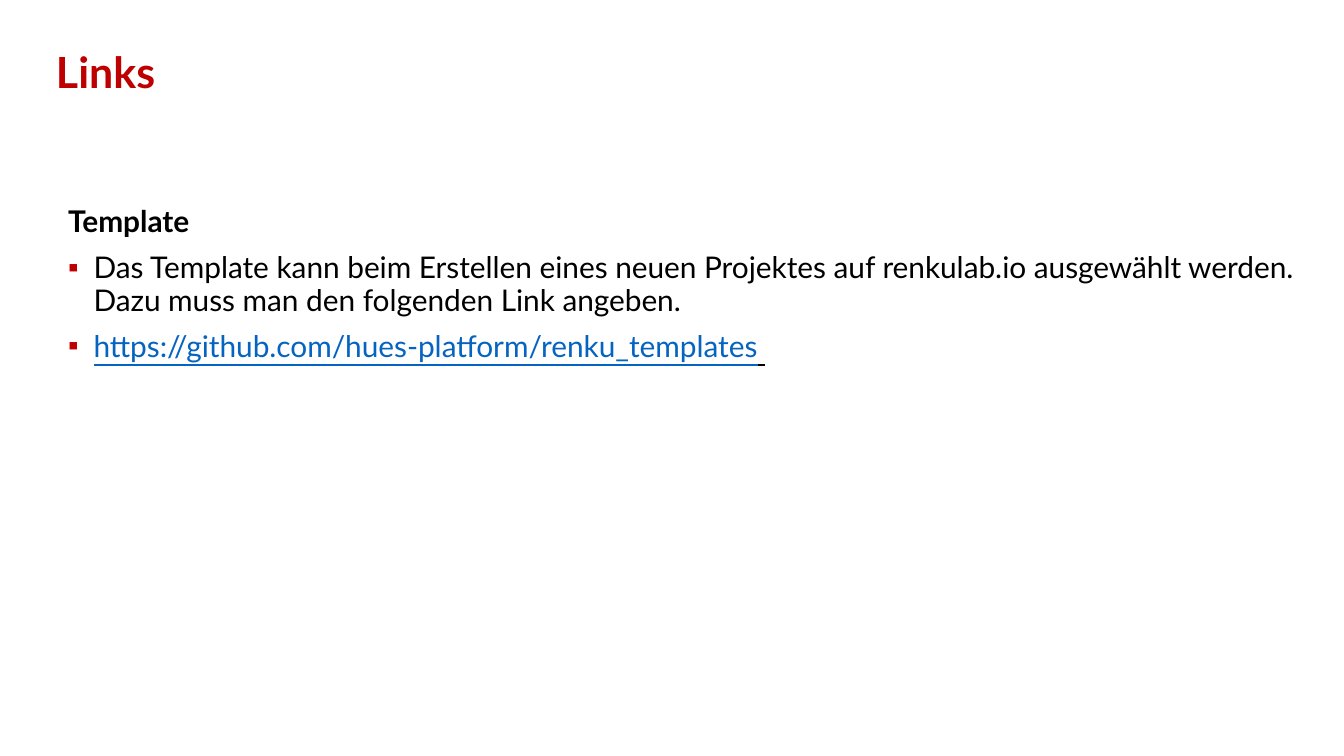
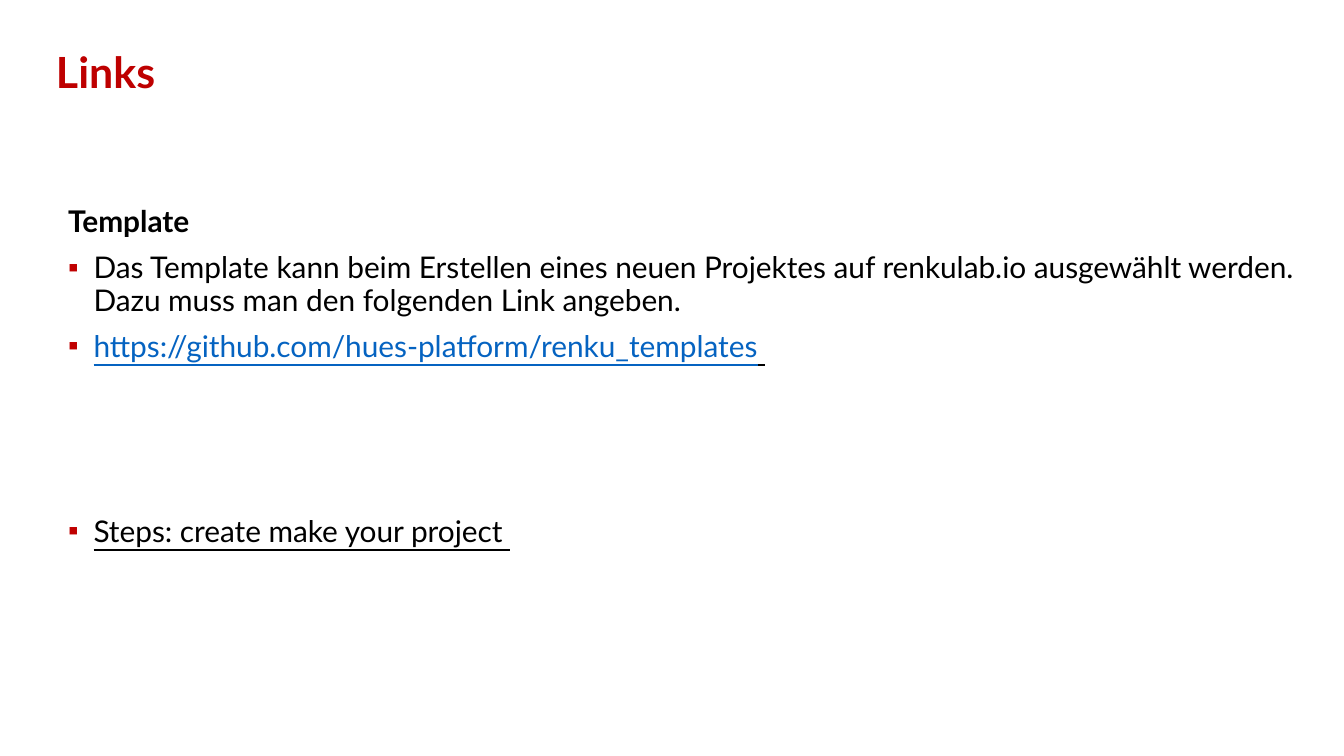
Before and after one commit to hues-platform/renku_templates, a slide deck: slide 17 of python/Draft_Renku_Checklist_V01.pptx (slide 13 before the commit). Drawn at 1344x756 pixels with LibreOffice and Linux fonts; fonts in the diff are those of the drawing; background and template pictures are left out. Boxes give left, top, right and bottom in pixels: in the first picture for what was removed or moved away, otherwise in the second. Text is boxed around its words. In the diff, an @@ line names an element or a change of style, - is before the commit and + after.

```diff
--- a/python/Draft_Renku_Checklist_V01.pptx
+++ b/python/Draft_Renku_Checklist_V01.pptx
@@ subtitle at (x1=94, y1=520, x2=503, y2=548): paragraph added @@
+▪ Steps: create make your project
```
Also in this commit, not shown: 11 other slides changed, 5 slides added.
